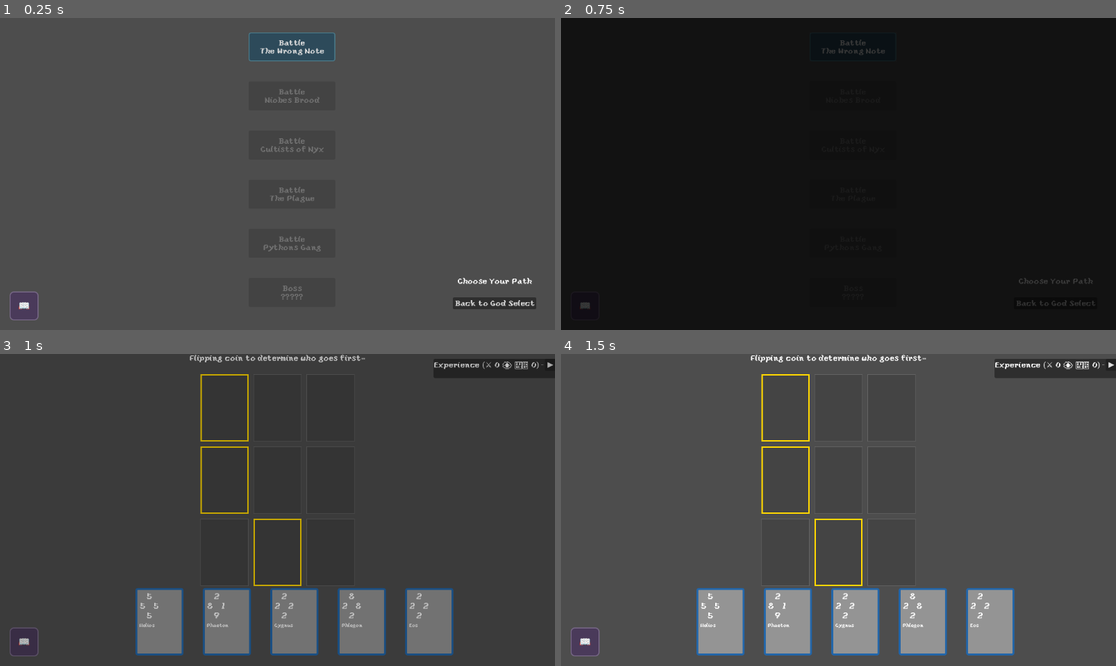
Above: before the commit, frames 1-4 (two rows, left to right).
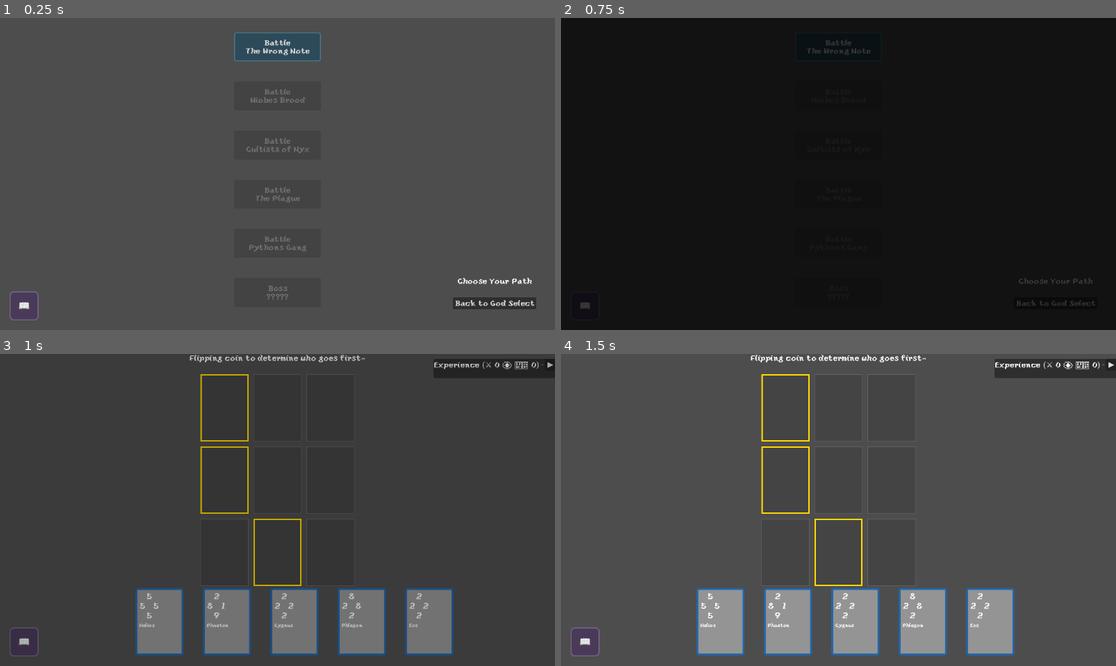
Above: after the commit, the same moments.

Repository: leslieharding/Mnemosyne
Game: Godot game, scene res://Scenes/RunMap.tscn
The game is run twice, just before and just after one commit, with the same random seed, the same clock (stepped at 60 frames per second) and the same inputs. This scene is started directly instead of the project's main scene.
Inputs (mouse positions are in pixels of both pictures, inside the frame that each line leads up to):
- Up to frame 1 (0.25 s): no input
- Up to frame 2 (0.75 s): click "Battle The Wrong Note" at 0.5 s
- Up to frame 3 (1 s): no input
- Up to frame 4 (1.5 s): tap Enter (ui_accept) at 1.25 s; move the mouse to (960, 494) at 1.27 s; hold Right (ui_right) from 1.28 s (still down); click (960, 494) at 1.42 s

The runs differ from the first frame. In frame 1, 1.3% of the frame differs, in the area x 42-61%, y 4-91%; in frame 2, 0.1%; in frame 3, nothing differs; in frame 4, nothing differs.

Commit message:
Update run_map.gd

Diff:
--- a/Scripts/run_map.gd
+++ b/Scripts/run_map.gd
@@ -119,9 +119,10 @@
 	var button = Button.new()
 	button.text = map_node.display_name
 
-	# Force a fixed size for all buttons
-	button.custom_minimum_size = Vector2(180, 60)
-	button.size = Vector2(120, 60)
+	# Use consistent size for both properties
+	var button_size = Vector2(180, 60)
+	button.custom_minimum_size = button_size
+	button.size = button_size
 
 	# Disable auto-sizing so the button stays at our fixed size
 	button.clip_contents = true
@@ -129,8 +130,8 @@
 
 	# Position the button so its center is at the map node position
 	button.position = Vector2(
-		map_node.position.x - 60,  # Half of width (120/2)
-		map_node.position.y - 30   # Half of height (60/2)
+		map_node.position.x - button_size.x / 2,  # Half of actual width
+		map_node.position.y - button_size.y / 2   # Half of actual height
 	)
 
 	# Style the button based on node type and availability
